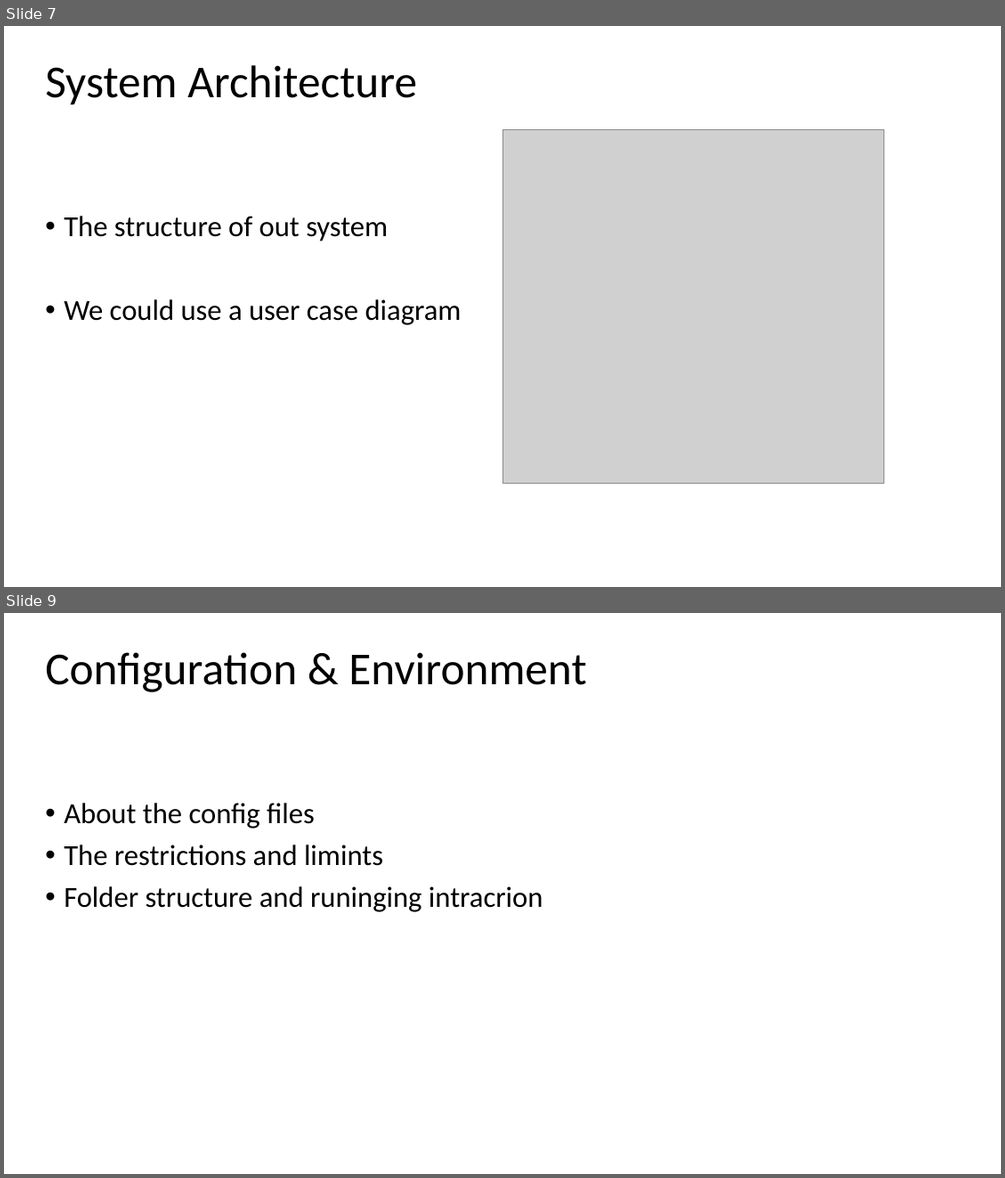
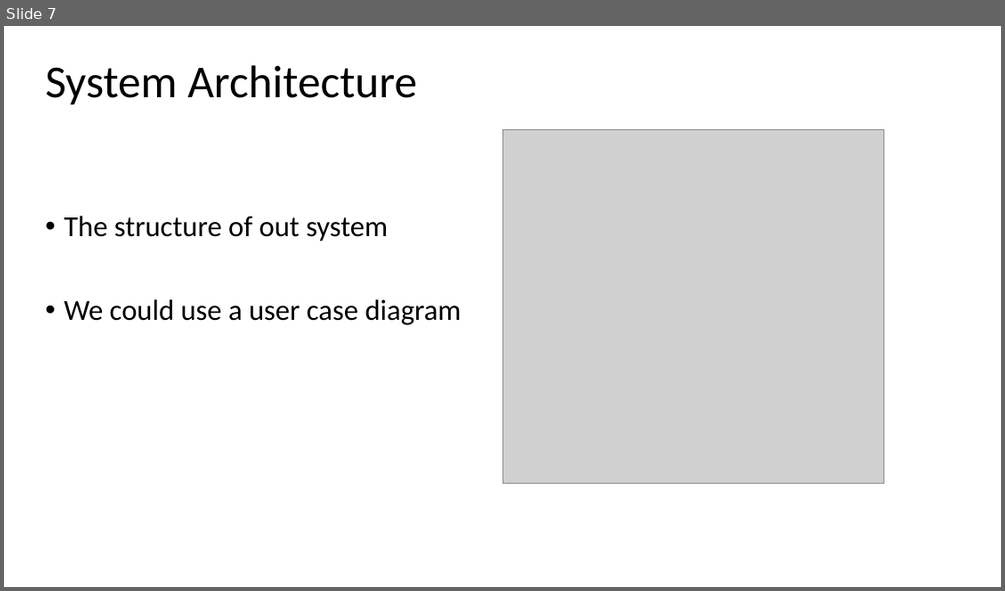
Before and after one commit to wallmenis/exercise, a slide deck: presentation/Presentation.pptx. Shown one above the other, each under a label of ours: slides 7 and 9 before the commit, slide 7 after it; the slides between them are not shown. The pictures are 1005x1178 and 1005x591 pixels, drawn with LibreOffice and Linux fonts; fonts in the diff are those of the drawing; grey boxes stand for pictures; background and template pictures are left out. Boxes give left, top, right and bottom in pixels: in the first picture for what was removed or moved away, otherwise in the second. Text is boxed around its words. In the diff, an @@ line names an element or a change of style, - is before the commit and + after.

```diff
--- a/presentation/Presentation.pptx
+++ b/presentation/Presentation.pptx
@@ slide 9 removed at [4,613,1001,1174], background picture (left out) @@
@@ title removed at [45,652,586,692] @@
-Configuration & Environment
@@ subtitle removed at [64,803,543,912] @@
-• About the config files
-• The restrictions and limints
-• Folder structure and runinging intracrion
```
Also in this commit, not shown: 6 slides changed, 5 slides added, 4 other slides removed, 1 other file.
